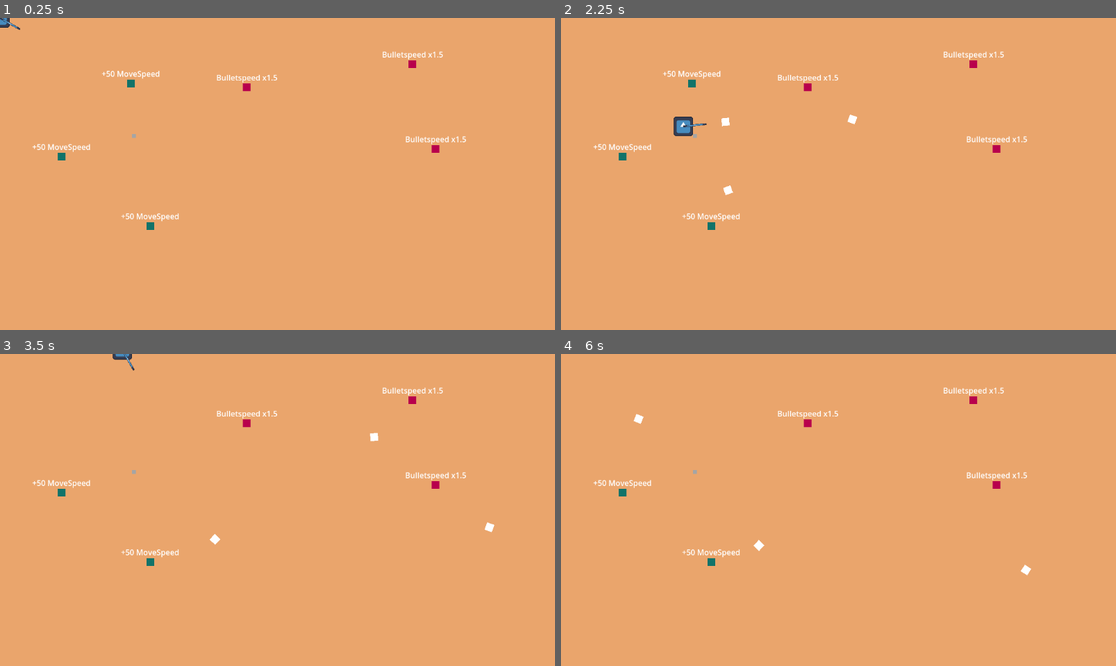
Above: before the commit, frames 1-4 (two rows, left to right).
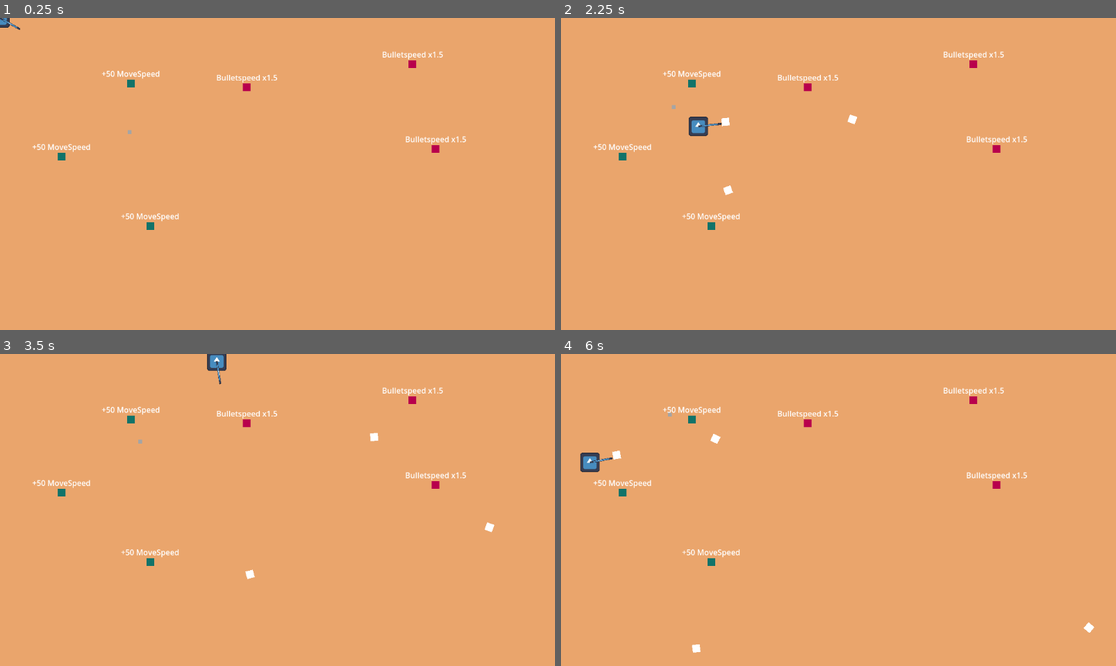
Above: after the commit, the same moments.

Repository: elloco02/gae-final-assignment
Game: Godot game, scene res://scenes/map.tscn
Same seed, same stepped clock (60 frames per second), same inputs: the game is played once before the commit and once after it. The project has no main scene, so this scene is started directly. The engine's default icon, where the game draws it, is replaced by a stand-in: a white triangle on a blue panel in a dark square.
Inputs (mouse positions are in pixels of both pictures, inside the frame that each line leads up to):
- Up to frame 1 (0.25 s): no input
- Up to frame 2 (2.25 s): tap Enter at 0.5 s; move the mouse to (960, 158) at 0.52 s; hold D (right) 0.53-1.28 s; click (960, 158) at 0.6 s; move the mouse to (727, 189) at 1.27 s; hold S (down) 1.28-2.03 s; click (727, 189) at 1.35 s; move the mouse to (894, 105) at 2.02 s; hold D (right) from 2.03 s (still down); click (894, 105) at 2.1 s
- Up to frame 3 (3.5 s): move the mouse to (249, 572) at 2.77 s; release D (right) at 2.78 s; hold W (up) from 2.78 s (still down); click (249, 572) at 2.85 s
- Up to frame 4 (6 s): move the mouse to (1005, 556) at 3.52 s; release W (up) at 3.53 s; hold A (left) 3.53-5.03 s; click (1005, 556) at 3.6 s; move the mouse to (672, 463) at 4.27 s; click (672, 463) at 4.35 s; move the mouse to (866, 510) at 5.02 s; hold S (down) 5.03-5.78 s; click (866, 510) at 5.1 s; move the mouse to (755, 432) at 5.77 s; hold D (right) from 5.78 s (still down); click (755, 432) at 5.85 s

The runs differ from the first frame. In frame 1, less than 0.1% of the frame differs, in the area x 23-25%, y 35-39%; in frame 2, 0.4%; in frame 3, 0.5%; in frame 4, 0.7%, in the area x 3-97%, y 16-96%.

Commit message:
feat: add enemy movement

Diff:
--- a/neues-spiel/project.godot
+++ b/neues-spiel/project.godot
@@ -45,3 +45,11 @@
 "events": [Object(InputEventMouseButton,"resource_local_to_scene":false,"resource_name":"","device":-1,"window_id":0,"a …(253 unchanged characters)…
 ]
 }
+
+[layer_names]
+
+2d_physics/layer_1="Player"
+2d_physics/layer_2="Player Projectile"
+2d_physics/layer_3="Enemy"
+2d_physics/layer_4="Enemy Projectile"
+2d_physics/layer_5="Obstacles"
--- a/neues-spiel/scenes/enemies/mummy.tscn
+++ b/neues-spiel/scenes/enemies/mummy.tscn
@@ -22,7 +22,10 @@
 size = Vector2(8, 8)
 
 [node name="Mummy" type="CharacterBody2D"]
+collision_layer = 4
+collision_mask = 16
 script = ExtResource("1_chcyj")
+speed = 50
 
 [node name="CollisionShape2D" type="CollisionShape2D" parent="."]
 shape = SubResource("RectangleShape2D_7t3o7")
@@ -35,6 +38,8 @@
 [node name="HealthComponent" parent="." instance=ExtResource("3_ifpek")]
 
 [node name="HitboxComponent" parent="." node_paths=PackedStringArray("health_component") instance=ExtResource("2_6p3d2")]
+collision_layer = 4
+collision_mask = 2
 health_component = NodePath("../HealthComponent")
 
 [node name="CollisionShape2D" type="CollisionShape2D" parent="HitboxComponent"]
@@ -59,6 +64,6 @@
 [node name="EnemyFollowState" type="Node" parent="StateMachine" node_paths=PackedStringArray("enemy", "attack_state")]
 script = ExtResource("4_0tcs6")
 enemy = NodePath("../..")
-attack_range = 100.0
+attack_range = 20.0
 attack_state = NodePath("../EnemyAttackState")
 metadata/_custom_type_script = "uid://wkapnnnb6v74"
--- a/neues-spiel/scenes/player.tscn
+++ b/neues-spiel/scenes/player.tscn
@@ -13,6 +13,7 @@
 size = Vector2(40, 40)
 
 [node name="Player" type="CharacterBody2D"]
+collision_mask = 16
 script = ExtResource("1_g2els")
 speed = null
 
@@ -29,6 +30,7 @@
 [node name="HealthComponent" parent="." instance=ExtResource("4_qlg0r")]
 
 [node name="HitboxComponent" parent="." instance=ExtResource("5_tuyoq")]
+collision_mask = 12
 
 [node name="CollisionShape2D2" type="CollisionShape2D" parent="HitboxComponent"]
 shape = SubResource("RectangleShape2D_qlg0r")
--- a/neues-spiel/scripts/enemies/enemy.gd
+++ b/neues-spiel/scripts/enemies/enemy.gd
@@ -4,3 +4,7 @@
 
 
 @export var speed: int = 200
+
+
+func _physics_process(_delta: float) -> void:
+	move_and_slide()
--- a/neues-spiel/scripts/enemies/enemy_follow_state.gd
+++ b/neues-spiel/scripts/enemies/enemy_follow_state.gd
@@ -30,7 +30,16 @@
 		return
 
 	var direction = closest_player.position - enemy.position
-	if direction.length() > attack_range:
+	var player_hitbox: HitboxComponent
+	for component in closest_player.get_children():
+		if component is HitboxComponent:
+			player_hitbox = component
+			break
+
+	var player_rect = (player_hitbox.get_child(0) as CollisionShape2D).shape.get_rect()
+	var player_size = Vector2(player_rect.size.x / 2, player_rect.size.y / 2)
+
+	if (direction - player_size).length() > attack_range:
 		enemy.velocity = direction.normalized() * enemy.speed
 	else:
 		enemy.velocity = Vector2.ZERO
Not shown: 1 places in neues-spiel/scenes/map.tscn that only renumber resources
